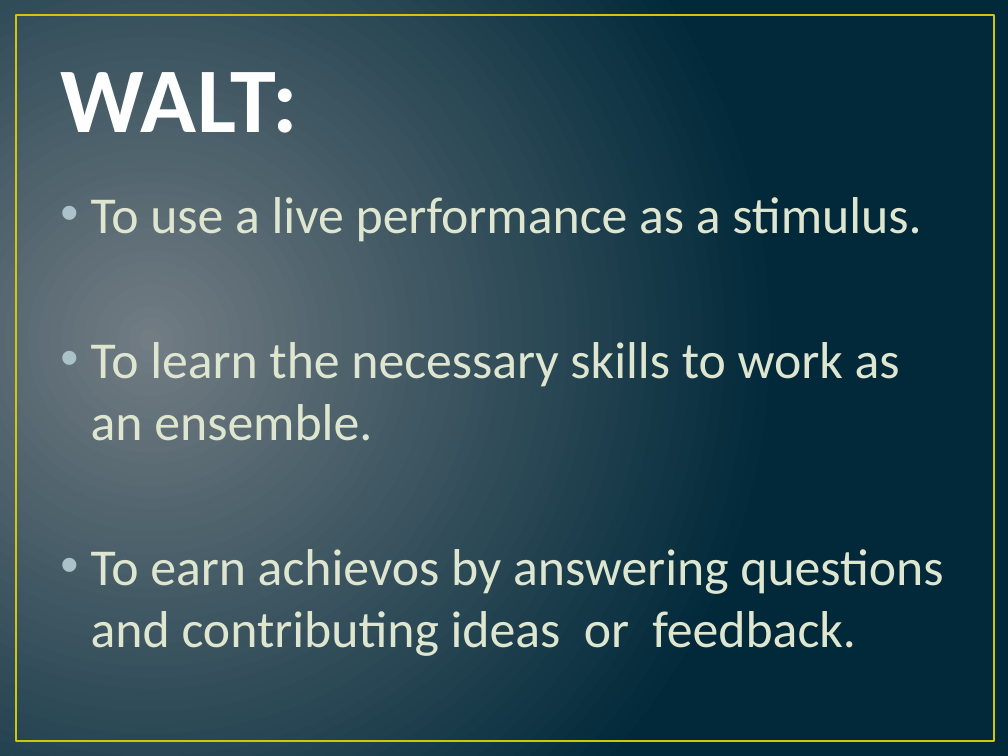
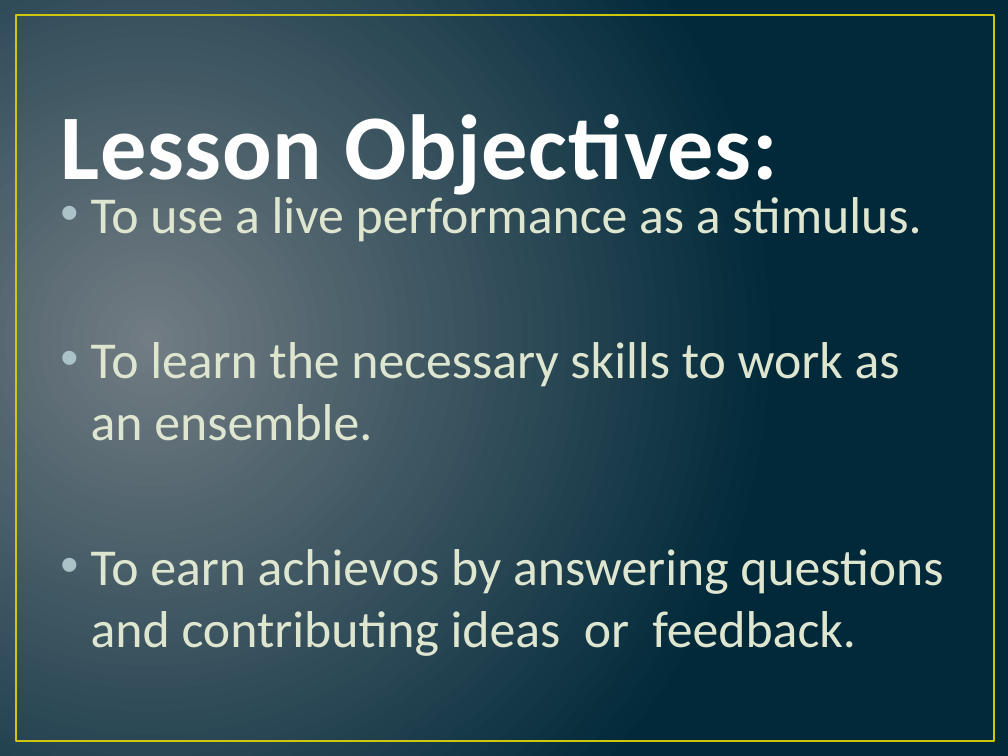
Before and after one commit to MalphasWats/stagewallis.com, a slide deck: slide 2 of PA/y9acting/Lesson 3 YC - Young Offenders Institution.pptx. Drawn at 1008x756 pixels with LibreOffice and Linux fonts; fonts in the diff are those of the drawing. Boxes give left, top, right and bottom in pixels: in the first picture for what was removed or moved away, otherwise in the second. Text is boxed around its words. In the diff, an @@ line names an element or a change of style, - is before the commit and + after.

Commit message:
newy9lessons

```diff
--- a/PA/y9acting/Lesson 3 YC - Young Offenders Institution.pptx
+++ b/PA/y9acting/Lesson 3 YC - Young Offenders Institution.pptx
@@ title at [60, 103, 778, 202]: text changed @@
-WALT:
+Lesson Objectives:
```
Also in this commit, not shown: 1 other slide changed, 1 slide added, 1 slide removed, 4 other files.
